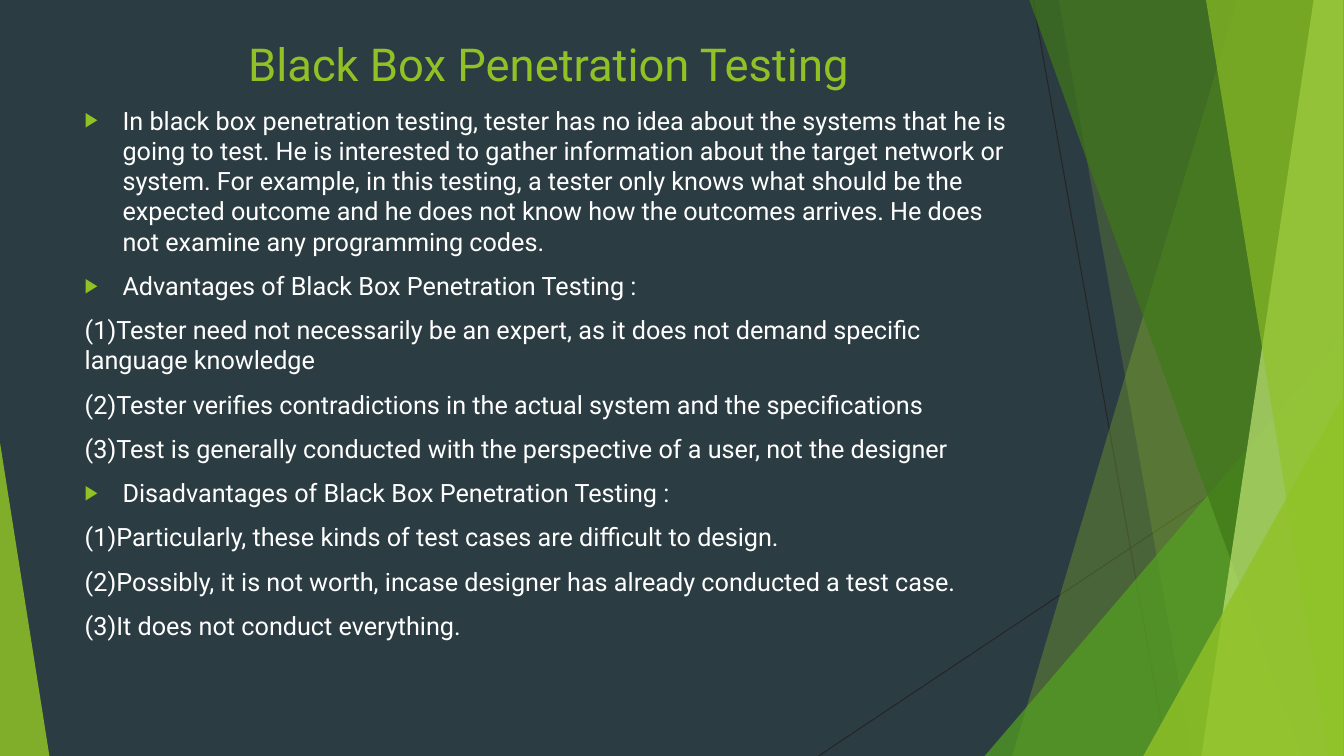
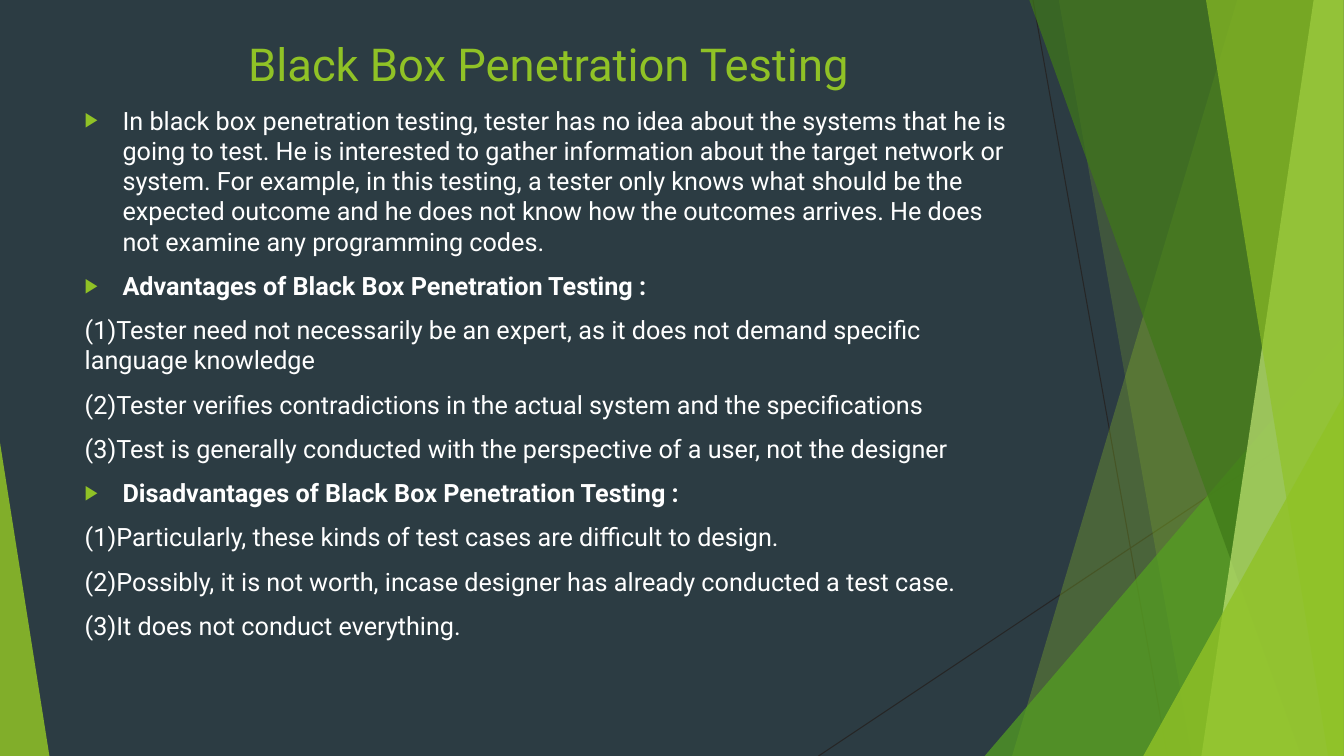
Before and after one commit to Navo26/SecurityTesting, a slide deck: slide 17 of PENETRATION TESTING.pptx. Drawn at 1344x756 pixels with LibreOffice and Linux fonts; fonts in the diff are those of the drawing. Boxes give left, top, right and bottom in pixels: in the first picture for what was removed or moved away, otherwise in the second. Text is boxed around its words. In the diff, an @@ line names an element or a change of style, - is before the commit and + after.

```diff
--- a/PENETRATION TESTING.pptx
+++ b/PENETRATION TESTING.pptx
@@ text at (123,276,666,508): bold on in "Advantages of Black Box Penetration Testing :", "Disadvantages of Black Box Penetration Testing :" @@
```
Also in this commit, not shown: 3 other slides changed, 31 slides added.
